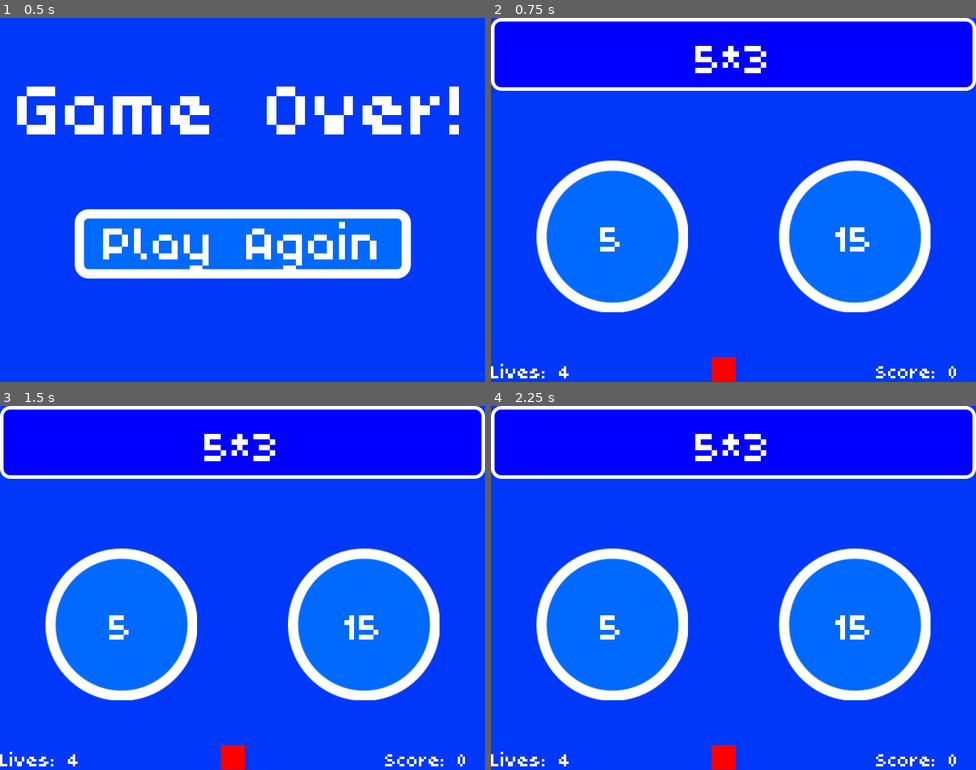
Above: before the commit, frames 1-4 (two rows, left to right).
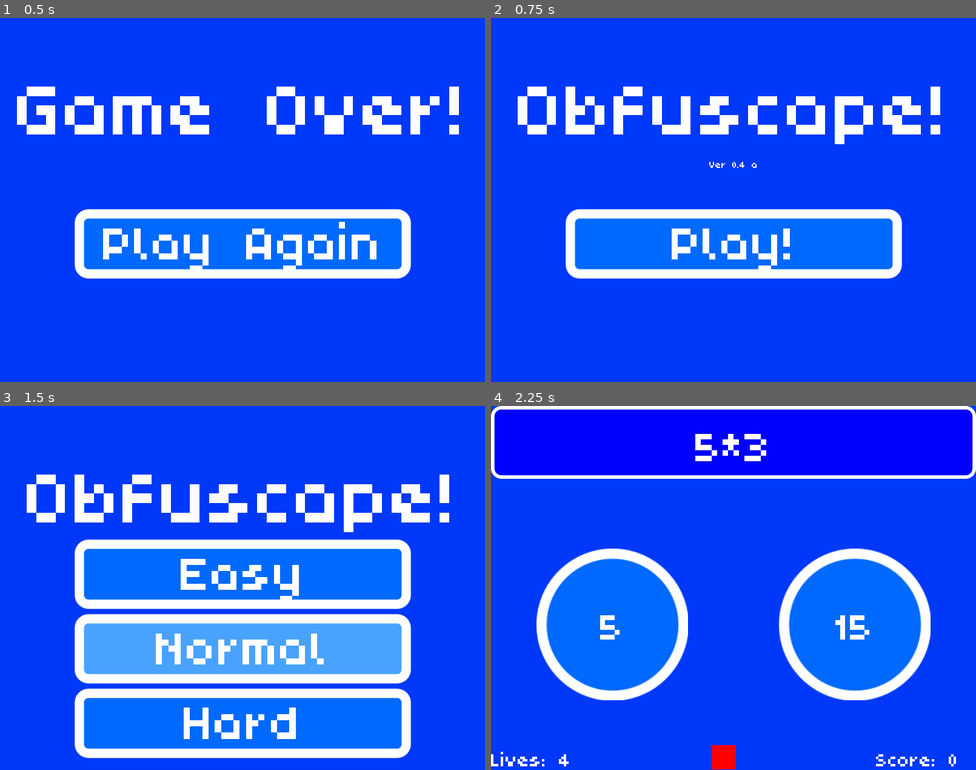
Above: after the commit, the same moments.

Repository: greenbas/obfuscape
Game: Godot game, scene res://Game_Over.tscn
Same seed, same stepped clock (60 frames per second), same inputs: the game is played once before the commit and once after it. This scene is started directly instead of the project's main scene. Sound files missing from this copy of the repository are replaced by a short silence.
Inputs (mouse positions are in pixels of both pictures, inside the frame that each line leads up to):
- Up to frame 1 (0.5 s): no input
- Up to frame 2 (0.75 s): click "Play Again" at 0.5 s
- Up to frame 3 (1.5 s): click (242, 631) at 1.25 s, where only the run after the commit has a clickable "Play!"
- Up to frame 4 (2.25 s): click (733, 722) at 2 s, where only the run after the commit has a clickable "Hard"

Frame 1 is identical in both runs. In frame 2, 44% of the frame differs, in the area x 0-100%, y 0-100%; in frame 3, 64%; in frame 4, nothing differs.

Commit message:
added difficulty mode buttons

Diff:
--- a/Game_Over.tscn
+++ b/Game_Over.tscn
@@ -48,4 +48,4 @@
 margin_right = 216.0
 margin_bottom = 44.0
 text = "Play Again"
-next_scene_path = "res://src/Main.tscn"
+next_scene_path = "res://Start Screen.tscn"
--- a/Start Screen.tscn
+++ b/Start Screen.tscn
@@ -1,6 +1,8 @@
-[gd_scene load_steps=3 format=2]
+[gd_scene load_steps=5 format=2]
 
 [ext_resource path="res://src/Elements/Poco_Theme.tres" type="Theme" id=1]
+[ext_resource path="res://src/Elements/VisibilitySwitcherButton.gd" type="Script" id=2]
+[ext_resource path="res://src/Elements/ModeSettingButton.tscn" type="PackedScene" id=3]
 [ext_resource path="res://src/Elements/PlayButton.tscn" type="PackedScene" id=5]
 
 [node name="Mainscreen" type="Control"]
@@ -47,7 +49,7 @@
 "_edit_use_anchors_": false
 }
 
-[node name="VBoxContainer" type="VBoxContainer" parent="."]
+[node name="PlayButtonContainer" type="VBoxContainer" parent="."]
 anchor_left = 0.5
 anchor_top = 0.5
 anchor_right = 0.5
@@ -61,8 +63,46 @@
 "_edit_use_anchors_": false
 }
 
-[node name="PlayButton" parent="VBoxContainer" instance=ExtResource( 5 )]
+[node name="PlayButton" parent="PlayButtonContainer" instance=ExtResource( 5 )]
 margin_right = 216.0
 margin_bottom = 44.0
 text = "Play!"
+script = ExtResource( 2 )
+container_to_activate = NodePath("../../ModeButtonContainer")
+
+[node name="ModeButtonContainer" type="VBoxContainer" parent="."]
+visible = false
+anchor_left = 0.5
+anchor_top = 0.5
+anchor_right = 0.5
+anchor_bottom = 0.5
+margin_left = -276.48
+margin_top = -79.0
+margin_right = -60.48
+margin_bottom = 239.816
+rect_scale = Vector2( 2.56, 2.56 )
+__meta__ = {
+"_edit_use_anchors_": false
+}
+
+[node name="EasyMode" parent="ModeButtonContainer" instance=ExtResource( 3 )]
+margin_right = 216.0
+margin_bottom = 44.0
+text = "Easy"
 next_scene_path = "res://src/Main.tscn"
+
+[node name="NormalMode" parent="ModeButtonContainer" instance=ExtResource( 3 )]
+margin_top = 48.0
+margin_right = 216.0
+margin_bottom = 92.0
+text = "Normal"
+next_scene_path = "res://src/Main.tscn"
+mode_set = 1
+
+[node name="HardMode" parent="ModeButtonContainer" instance=ExtResource( 3 )]
+margin_top = 96.0
+margin_right = 216.0
+margin_bottom = 140.0
+text = "Hard"
+next_scene_path = "res://src/Main.tscn"
+mode_set = 2
--- a/project.godot
+++ b/project.godot
@@ -23,11 +23,23 @@
 "class": "QueryGenerator",
 "language": "GDScript",
 "path": "res://src/Elements/QueryGeneratorTemplate.gd"
+}, {
+"base": "Button",
+"class": "SceneChangingButton",
+"language": "GDScript",
+"path": "res://src/Elements/PlayButton.tres.gd"
+}, {
+"base": "Button",
+"class": "VisibilitySwitcherButton",
+"language": "GDScript",
+"path": "res://src/Elements/VisibilitySwitcherButton.gd"
 } ]
 _global_script_class_icons={
 "Game": "",
 "GameData": "",
-"QueryGenerator": ""
+"QueryGenerator": "",
+"SceneChangingButton": "",
+"VisibilitySwitcherButton": ""
 }
 
 [application]
--- /dev/null
+++ b/src/Elements/ModeSettingButton.tscn
@@ -0,0 +1,26 @@
+[gd_scene load_steps=3 format=2]
+
+[ext_resource path="res://src/Elements/PlayButton.tscn" type="PackedScene" id=1]
+
+[sub_resource type="GDScript" id=1]
+script/source = "tool
+extends SceneChangingButton
+
+
+export(globals.difficulty_modes) var mode_set: int = -1
+
+func _on_button_up():
+	globals.difficulty_mode = mode_set
+	change_scene()
+
+func _get_configuration_warning() -> String:
+	var scene_path_empty : bool = true if next_scene_path == \"\" else false
+	var mode_set_empty : bool = true if mode_set == -1 else false
+	var warnings : PoolStringArray = []
+	if scene_path_empty: warnings.append(\"next_scene_path must be set for the button to work;\")
+	if mode_set_empty: warnings.append(\"mode_set must be set for the button to work;\")
+	return warnings.join('\\n') if warnings.size() > 0 else \"\"
+"
+
+[node name="ModeSettingButton" instance=ExtResource( 1 )]
+script = SubResource( 1 )
--- /dev/null
+++ b/src/Elements/PlayButton.gd
@@ -0,0 +1 @@
+extends Button
--- /dev/null
+++ b/src/Elements/PlayButton.tres.gd
@@ -0,0 +1,15 @@
+tool
+extends Button
+class_name SceneChangingButton
+
+
+export(String, FILE) var next_scene_path: = ""
+
+func change_scene():
+	get_tree().change_scene(next_scene_path)
+
+func _on_button_up():
+	change_scene()
+
+func _get_configuration_warning() -> String:
+	return "next_scene_path must be set for the button to work" if next_scene_path == "" else ""
--- a/src/Elements/PlayButton.tscn
+++ b/src/Elements/PlayButton.tscn
@@ -1,23 +1,11 @@
 [gd_scene load_steps=2 format=2]
 
-[sub_resource type="GDScript" id=1]
-script/source = "tool
-extends Button
-
-
-export(String, FILE) var next_scene_path: = \"\"
-
-func _on_button_up():
-	get_tree().change_scene(next_scene_path)
-
-func _get_configuration_warning() -> String:
-	return \"next_scene_path must be set for the button to work\" if next_scene_path == \"\" else \"\"
-"
+[ext_resource path="res://src/Elements/PlayButton.tres.gd" type="Script" id=1]
 
 [node name="NextSceneButton" type="Button"]
 margin_right = 40.0
 margin_bottom = 110.0
-script = SubResource( 1 )
+script = ExtResource( 1 )
 __meta__ = {
 "_edit_use_anchors_": false
 }
--- /dev/null
+++ b/src/Elements/VisibilitySwitcherButton.gd
@@ -0,0 +1,16 @@
+tool
+extends Button
+class_name VisibilitySwitcherButton
+
+export(NodePath) var container_to_activate : NodePath
+
+onready var container_node = get_node(container_to_activate)
+onready var parent_node = get_parent()
+
+
+func _on_button_up():
+	parent_node.visible = false
+	container_node.visible = true
+
+func _get_configuration_warning() -> String:
+	return "node not selected" if container_to_activate.is_empty() else ""
--- a/src/globals.gd
+++ b/src/globals.gd
@@ -14,6 +14,12 @@
 	game_types.ROCK_PAPER_SCISSORS: 'res://src/Games/Arithmetic_Game/Arithmetic_game_sub.tscn'
 }
 
+enum difficulty_modes {
+	EASY,
+	MEDIUM,
+	HARD
+}
+
 func get_all_game_data():
 	promptData.get_all_data()
 
@@ -26,6 +32,8 @@
 var score = 0;
 var lives = 4;
 
+var difficulty_mode = -1;
+
 var in_game: bool = false
 
 # Called every frame. 'delta' is the elapsed time since the previous frame.
Not shown: 1 places in src/Main.tscn that only renumber resources
